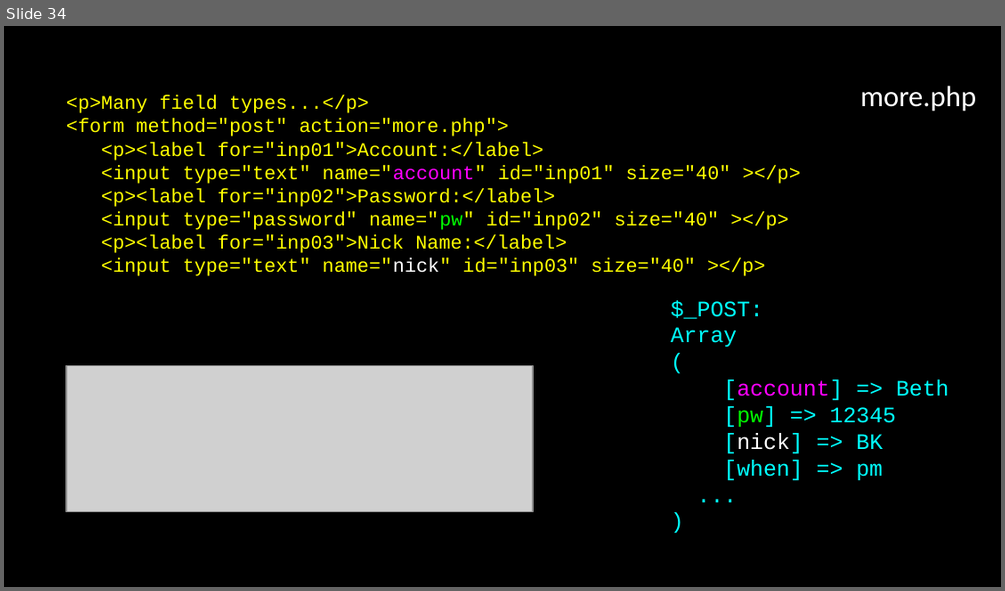
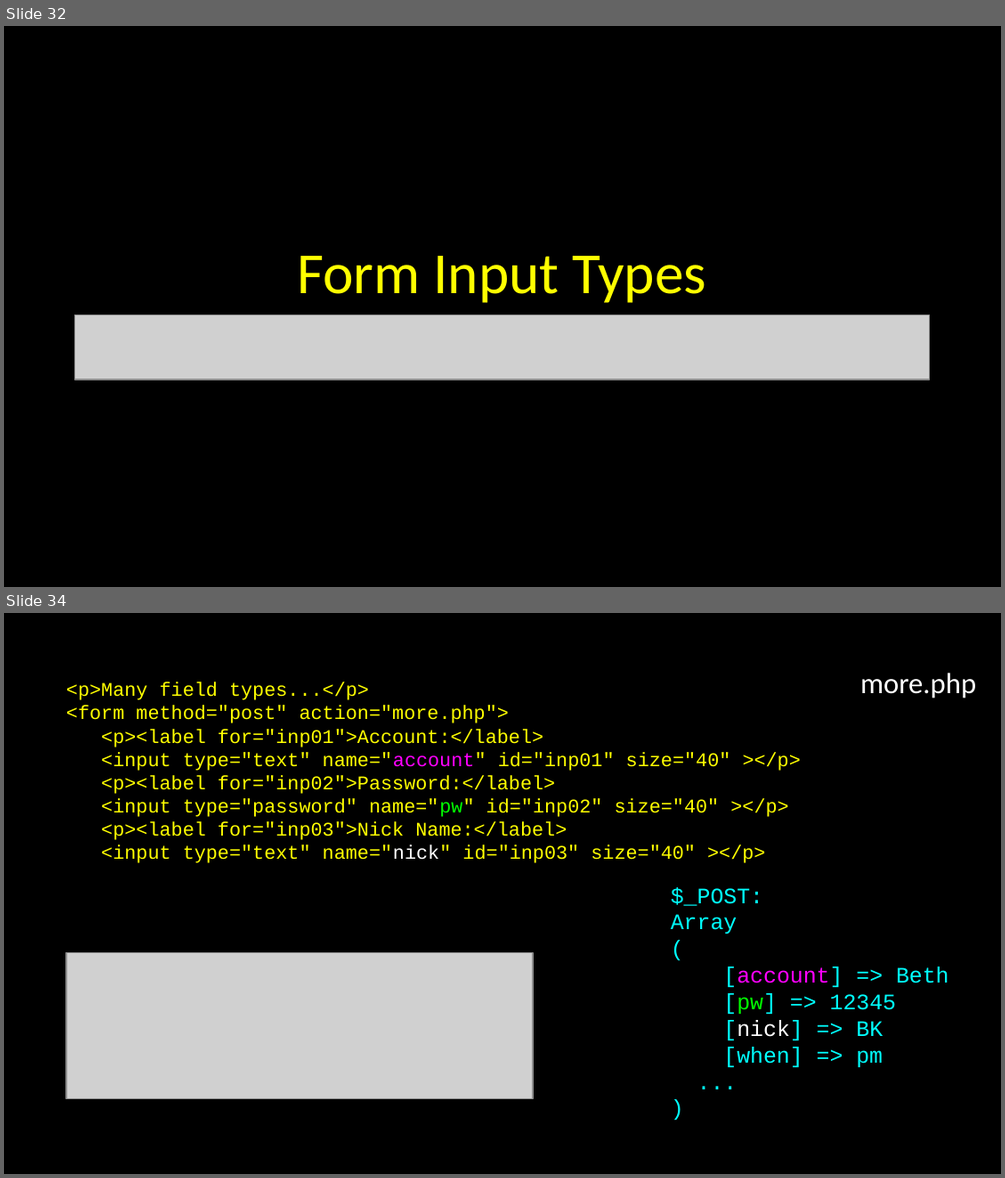
Before and after one commit to csev/wa4e, a slide deck: lectures/PHP-04-Forms.ppt. Shown one above the other, each under a label of ours: slide 34 before the commit, slides 32 and 34 after it; the slides between them are not shown. The pictures are 1005x591 and 1005x1178 pixels, drawn with LibreOffice and Linux fonts; fonts in the diff are those of the drawing; grey boxes stand for pictures. Boxes give left, top, right and bottom in pixels: in the first picture for what was removed or moved away, otherwise in the second. Text is boxed around its words. In the diff, an @@ line names an element or a change of style, - is before the commit and + after.

```diff
--- a/lectures/PHP-04-Forms.ppt
+++ b/lectures/PHP-04-Forms.ppt
@@ slide 32 added at [4, 26, 1001, 587], background #000000; not listed: 1 template element that a slide beside it also shows @@
@@ title added at [297, 256, 706, 303], 42 pt, text #FFFF00 @@
+Form Input Types
@@ picture added at [75, 315, 929, 380] @@
```
Also in this commit, not shown: 18 slides changed, 3 other slides added, 4 slides removed, 3 other files.
